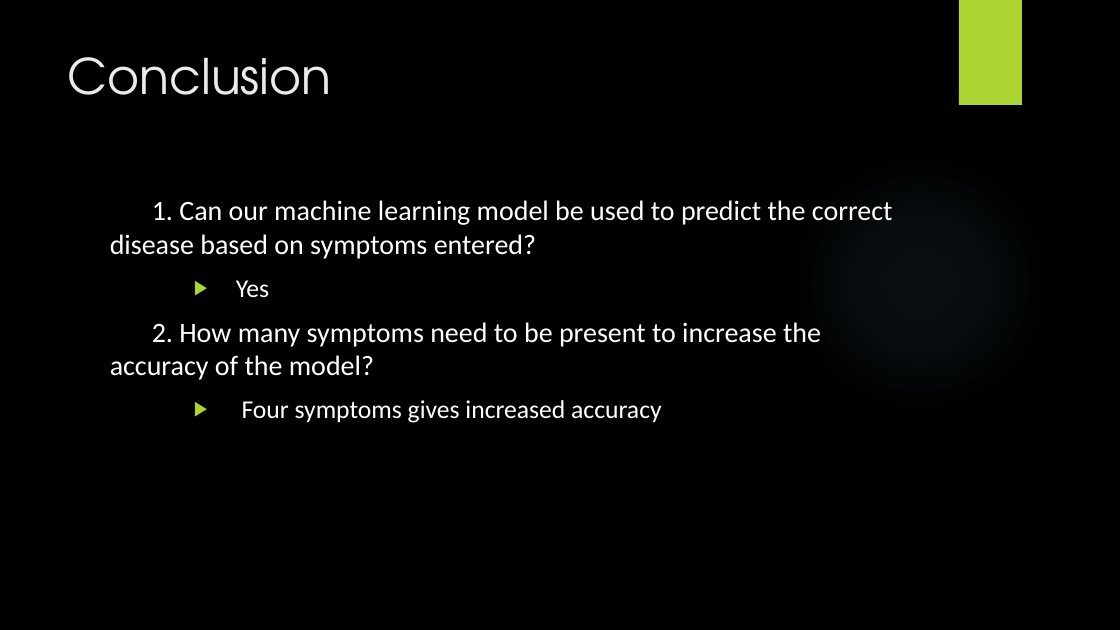
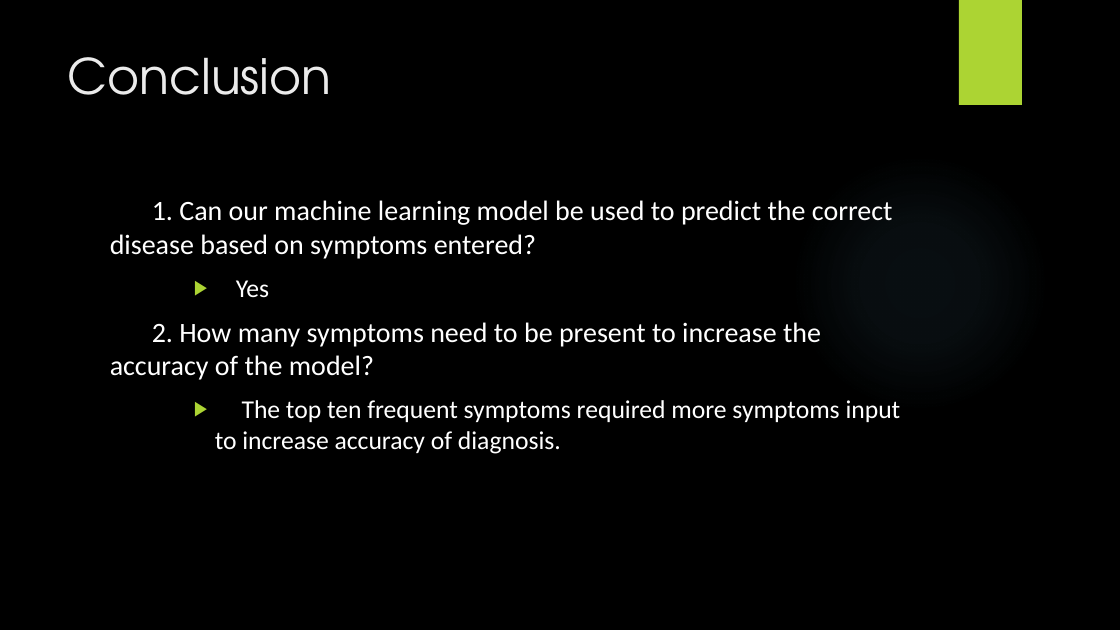
Before and after one commit to johnsetzer3/Disease_Prediction, a slide deck: slide 19 of Team_Code Blue Final Project.pptx. Drawn at 1120x630 pixels with LibreOffice and Linux fonts; fonts in the diff are those of the drawing; background and template pictures are left out. Boxes give left, top, right and bottom in pixels: in the first picture for what was removed or moved away, otherwise in the second. Text is boxed around its words. In the diff, an @@ line names an element or a change of style, - is before the commit and + after.

Commit message:
Final updates

```diff
--- a/Team_Code Blue Final Project.pptx
+++ b/Team_Code Blue Final Project.pptx
@@ text at (x1=215, y1=400, x2=901, y2=454): text changed @@
-    ▶ Four symptoms gives increased accuracy
+    ▶ The top ten frequent symptoms required more symptoms input to increase accuracy of diagnosis.
```
Also in this commit, not shown: 2 other slides changed.
